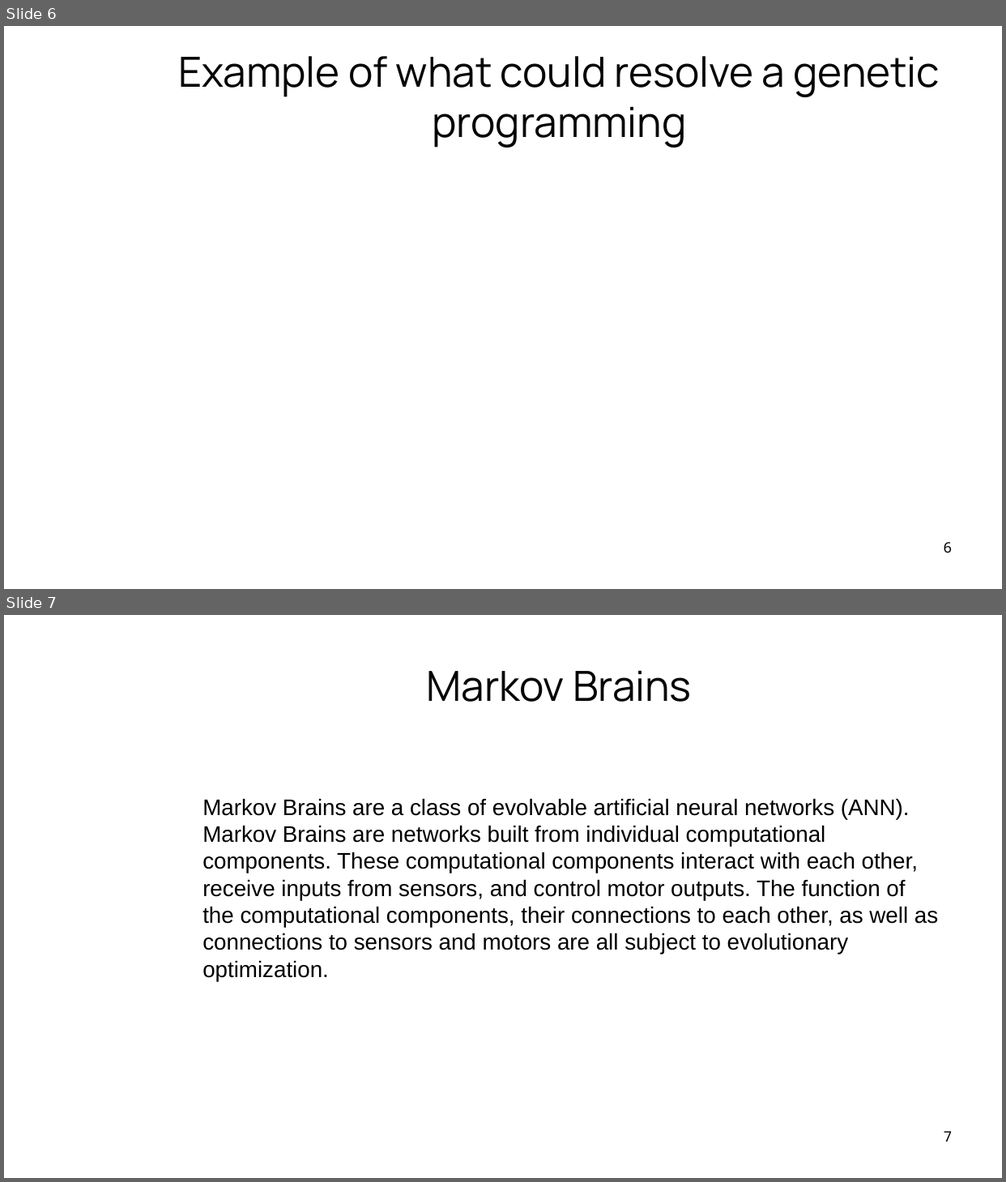
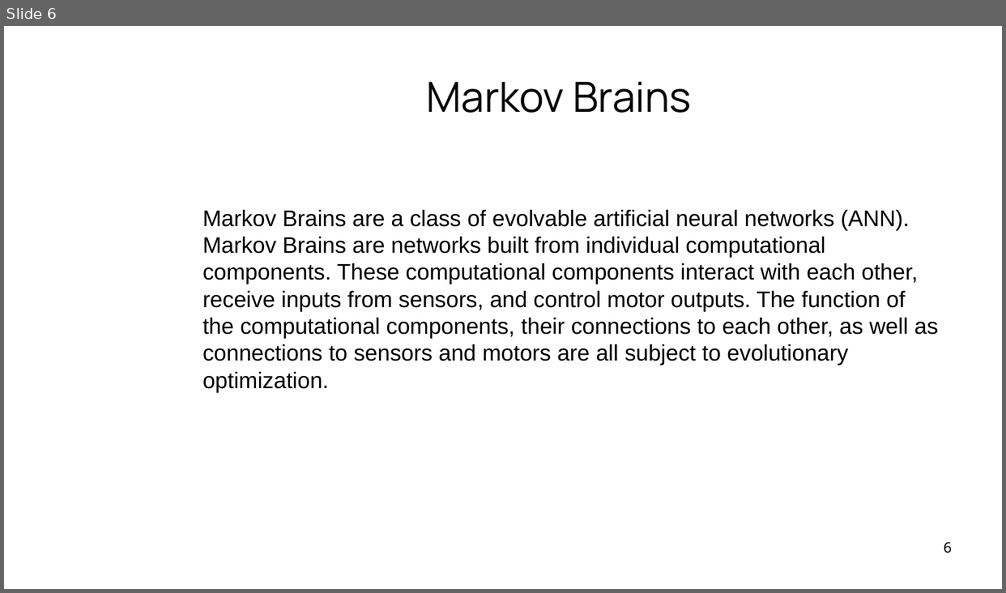
Before and after one commit to trougnouf/lingi2369, a slide deck: presentation.odp. Shown one above the other, each under a label of ours: slides 6 and 7 before the commit, slide 6 after it. The pictures are 1006x1182 and 1006x593 pixels, drawn with LibreOffice and Linux fonts; fonts in the diff are those of the drawing; background and template pictures are left out. Boxes give left, top, right and bottom in pixels: in the first picture for what was removed or moved away, otherwise in the second. Text is boxed around its words. In the diff, an @@ line names an element or a change of style, - is before the commit and + after.

```diff
--- a/presentation.odp
+++ b/presentation.odp
@@ slide 6 removed at <box>4,26,1002,589</box>, background picture (left out) @@
@@ title removed at <box>179,56,940,148</box> @@
-Example of what could resolve a genetic programming
@@ page number removed at <box>944,542,953,552</box> @@
-6
@@ what was slide 7 is now slide 6 @@
@@ page number at <box>944,542,953,552</box>: text changed @@
-7
+6
```
Also in this commit, not shown: 4 slides changed, 5 slides added, 3 other slides removed, 3 other files.
